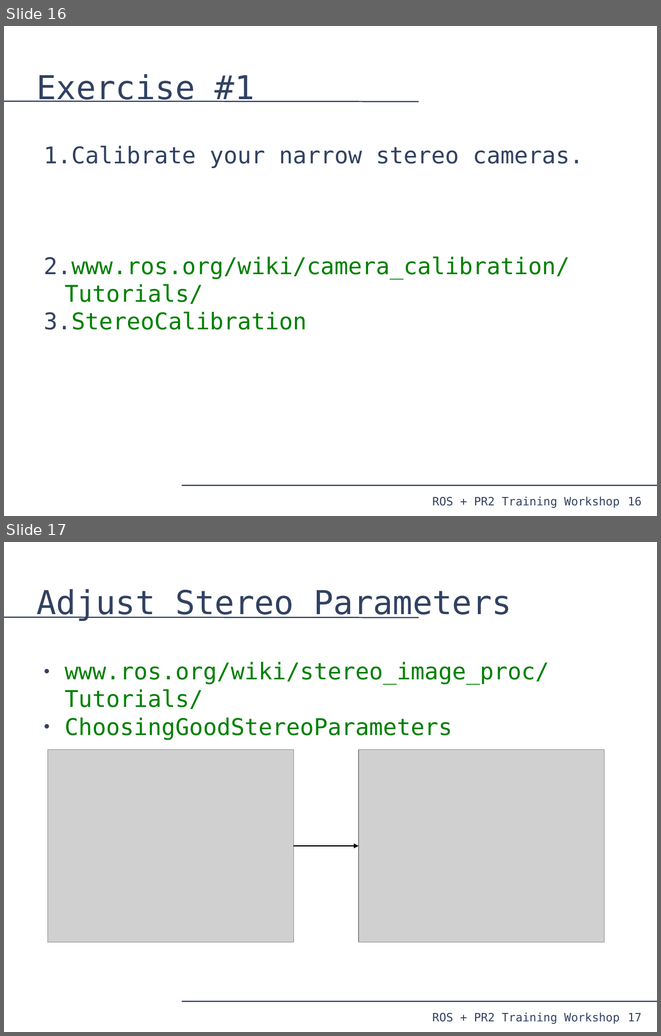
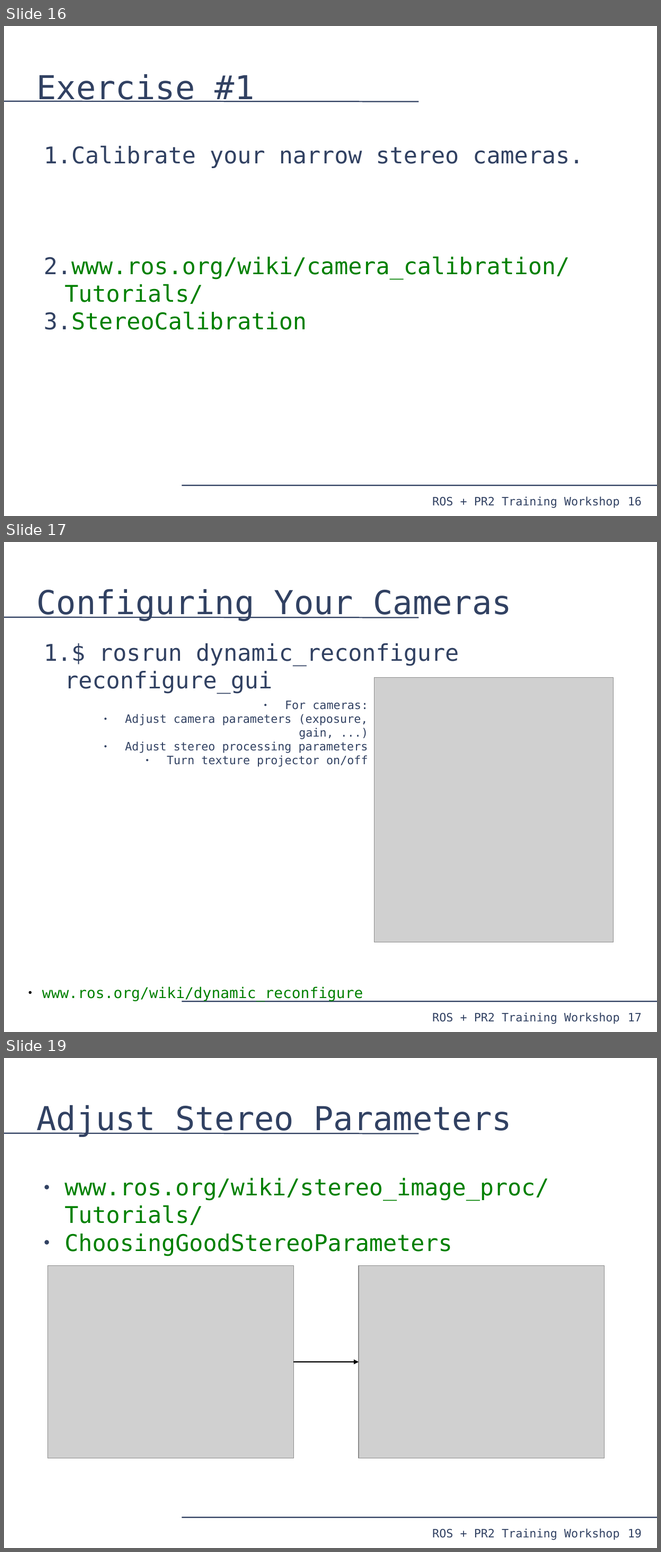
Before and after one commit to PR2/pr2_docs, a slide deck: pr2_training_workshop/processing_camera_data/slides.odp. Shown one above the other, each under a label of ours: slides 16 and 17 before the commit, slides 16, 17 and 19 after it; the slides between them are not shown. The pictures are 661x1036 and 661x1552 pixels, drawn with LibreOffice and Linux fonts; fonts in the diff are those of the drawing; grey boxes stand for pictures. Boxes give left, top, right and bottom in pixels: in the first picture for what was removed or moved away, otherwise in the second. Text is boxed around its words. In the diff, an @@ line names an element or a change of style, - is before the commit and + after.

Commit message:
processing_camera_data: Added section on dynamic_reconfigure

```diff
--- a/pr2_training_workshop/processing_camera_data/slides.odp
+++ b/pr2_training_workshop/processing_camera_data/slides.odp
@@ slide 17 added at (4,542,657,1032), background #FFFFFF; not listed: 4 template elements that a slide beside it also shows @@
@@ title added at (37,589,512,621), 40 pt, text #314162 @@
+Configuring Your Cameras
@@ text added at (64,643,459,694), 28 pt, text #314162 @@
+1. $ rosrun dynamic_reconfigure reconfigure_gui
@@ picture added at (374,677,614,942) @@
@@ text added at (125,700,368,767), 14 pt, text #314162 @@
+  ● For cameras:
+  ● Adjust camera parameters (exposure, gain, ...)
+  ● Adjust stereo processing parameters
+  ● Turn texture projector on/off
@@ text added at (42,986,363,1001), 18 pt, text #008000 @@
+  ● www.ros.org/wiki/dynamic_reconfigure
@@ what was slide 17 is now slide 19 @@
@@ page number at (628,1529,642,1538): text changed @@
-17
+19
```
Also in this commit, not shown: 2 other slides added, 1 other file.
